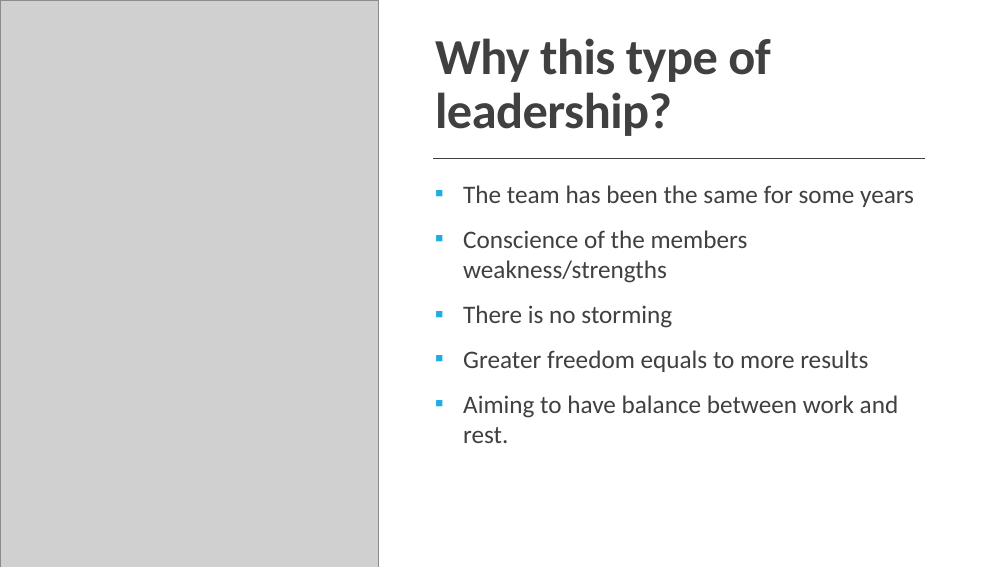
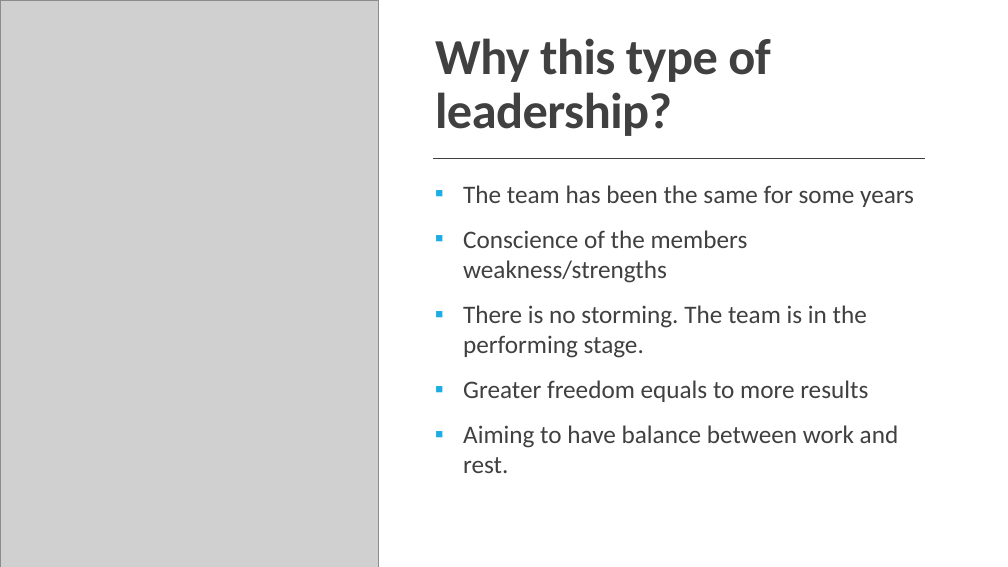
Before and after one commit to LourencoMelo/ISEP-EAPLI, a slide deck: slide 5 of eapli.base/docs/LAPR4 2021.pptx. Drawn at 1008x567 pixels with LibreOffice and Linux fonts; fonts in the diff are those of the drawing; grey boxes stand for pictures. Boxes give left, top, right and bottom in pixels: in the first picture for what was removed or moved away, otherwise in the second. Text is boxed around its words. In the diff, an @@ line names an element or a change of style, - is before the commit and + after.

Commit message:
<L2S20-64> Changes on the PowerPoint. Adding leadership types spoken by the TP teacher.

```diff
--- a/eapli.base/docs/LAPR4 2021.pptx
+++ b/eapli.base/docs/LAPR4 2021.pptx
@@ text at (463, 305, 867, 358): text changed @@
-▪ There is no storming
+▪ There is no storming. The team is in the performing stage.
```
Also in this commit, not shown: 2 other slides changed, 2 slides added, 17 slides removed.
